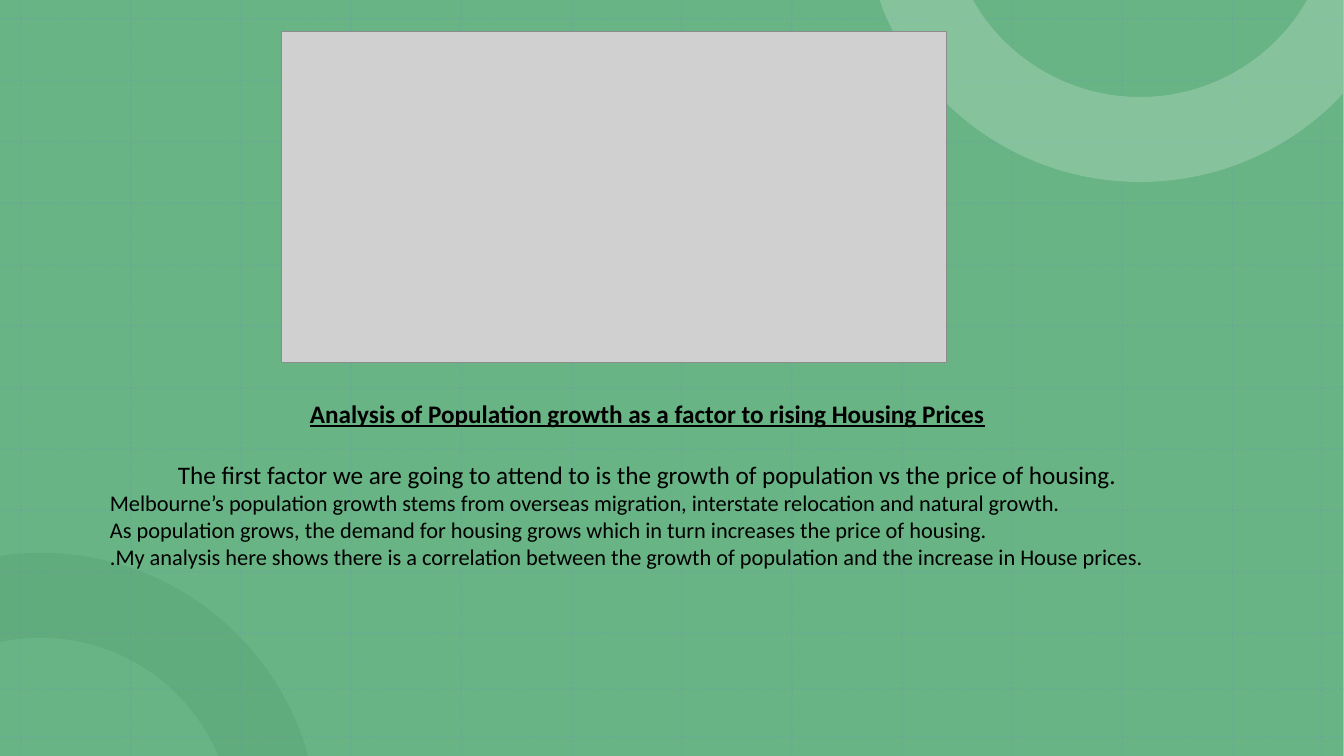
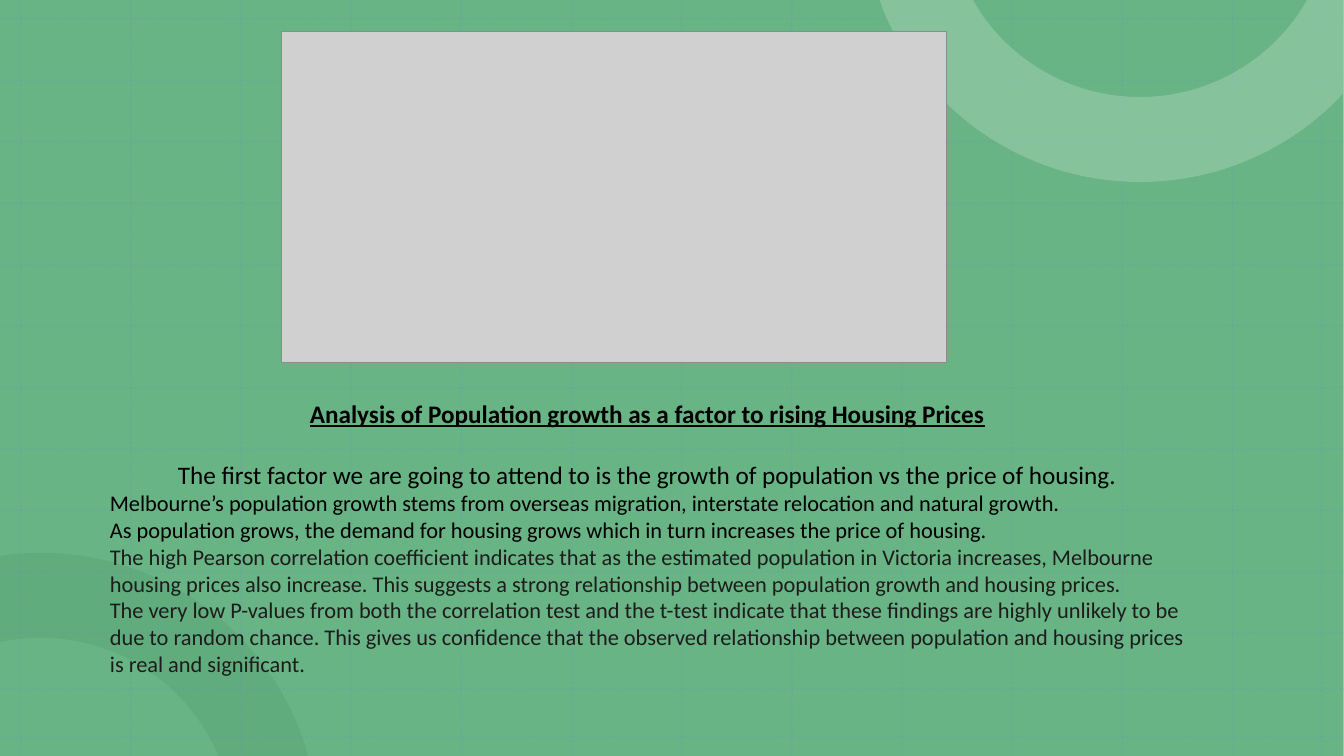
Before and after one commit to HansLimq/Project-1, a slide deck: slide 5 of Housing Affordability Hansen.pptx. Drawn at 1344x756 pixels with LibreOffice and Linux fonts; fonts in the diff are those of the drawing; grey boxes stand for pictures. Boxes give left, top, right and bottom in pixels: in the first picture for what was removed or moved away, otherwise in the second. Text is boxed around its words. In the diff, an @@ line names an element or a change of style, - is before the commit and + after.

```diff
--- a/Housing Affordability Hansen.pptx
+++ b/Housing Affordability Hansen.pptx
@@ text at [110, 549, 1183, 676]: text changed; text colour #000000 to #1D1C1D @@
-.My analysis here shows there is a correlation between the growth of population and the increase in House prices.
+The high Pearson correlation coefficient indicates that as the estimated population in Victoria increases, Melbourne housing prices also increase. This suggests a strong relationship between population growth and housing prices.
+The very low P-values from both the correlation test and the t-test indicate that these findings are highly unlikely to be due to random chance. This gives us confidence that the observed relationship between population and housing prices is real and significant.
```
Also in this commit, not shown: 1 other slide changed.
